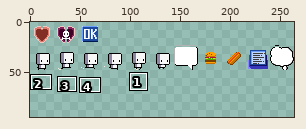
One commit to this sprite sheet: resources/sprites/spritesheet.png. The picture above shows the old version from afar; the outline marks the close-up.
Close-up. Earlier state:
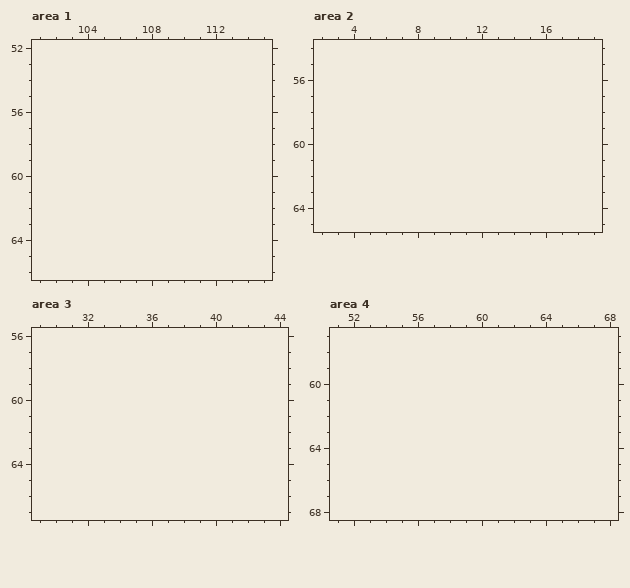
The file is 264x48 pixels. Colours within 5 levels of each other are drawn and written as one. Shown: area 1: x 101..115, y 52..66; area 2: x 2..19, y 54..65; area 3: x 29..44, y 56..67; area 4: x 51..68, y 57..68. The old version is drawn lined up with the new one, on the new canvas. The wide view leaves out empty margins. The commit also changed other parts of the picture, which this record leaves out.
After the commit:
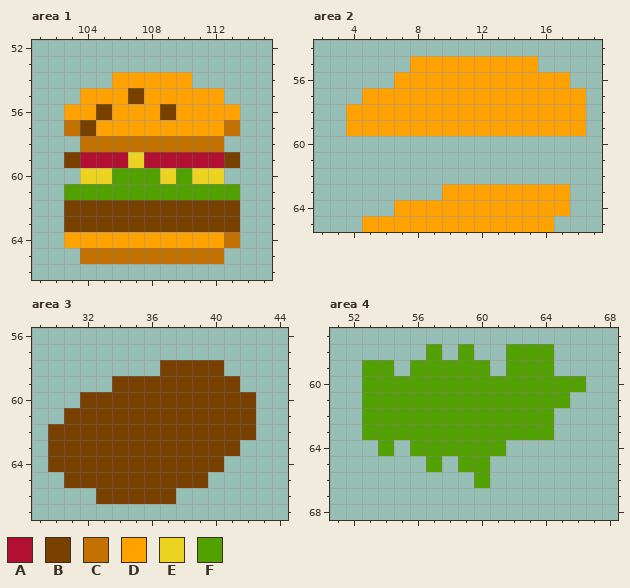
Palette (. is transparent): A #b21030  B #794100  C #c37100  D #ffa200  E #ebd320  F #51a200
The edit:
canvas 264x48 -> 264x96
Area 1:
y 54: x 106..110 ..... -> DDDDD
y 55: x 104..112 ......... -> DDDBDDDDD
y 56: x 103..113 ........... -> DDBDDDBDDDD
y 57: x 103..113 ........... -> CBDDDDDDDDC
y 58: x 104..112 ......... -> CCCCCCCCC
y 59: x 103..113 ........... -> BAAAEAAAAAB
y 60: x 104..112 ......... -> EEFFFEFEE
y 61: x 103..113 ........... -> FFFFFFFFFFF
y 62..63: x 103..113 ........... -> BBBBBBBBBBB
y 64: x 103..113 ........... -> DDDDDDDDDDC
y 65: x 104..112 ......... -> CCCCCCCCC
Area 2:
y 55: x 8..15 ........ -> DDDDDDDD
y 56: x 7..17 ........... -> DDDDDDDDDDD
y 57: x 5..18 .............. -> DDDDDDDDDDDDDD
y 58..59: x 4..18 ............... -> DDDDDDDDDDDDDDD
y 63: x 10..17 ........ -> DDDDDDDD
y 64: x 7..17 ........... -> DDDDDDDDDDD
y 65: x 5..16 ............ -> DDDDDDDDDDDD
Area 3:
y 58: x 37..40 .... -> BBBB
y 59: x 34..41 ........ -> BBBBBBBB
y 60: x 32..42 ........... -> BBBBBBBBBBB
y 61: x 31..42 ............ -> BBBBBBBBBBBB
y 62: x 30..42 ............. -> BBBBBBBBBBBBB
y 63: x 30..41 ............ -> BBBBBBBBBBBB
y 64: x 30..40 ........... -> BBBBBBBBBBB
y 65: x 31..39 ......... -> BBBBBBBBB
y 66: x 33..37 ..... -> BBBBB
Area 4:
y 58: x 57 . -> F; x 59 . -> F; x 62..64 ... -> FFF
y 59: x 53..54 .. -> FF; x 56..60 ..... -> FFFFF; x 62..64 ... -> FFF
y 60: x 53..66 .............. -> FFFFFFFFFFFFFF
y 61: x 53..65 ............. -> FFFFFFFFFFFFF
y 62..63: x 53..64 ............ -> FFFFFFFFFFFF
y 64: x 54 . -> F; x 56..61 ...... -> FFFFFF
y 65: x 57 . -> F; x 59..60 .. -> FF
y 66: x 60 . -> F
Pixel boxes of the changes (left, top, right, bottom) in both close-ups:
added: (64, 72, 240, 264)
added: (346, 56, 586, 136)
added: (362, 184, 570, 232)
added: (48, 360, 256, 504)
added: (362, 344, 586, 488)
